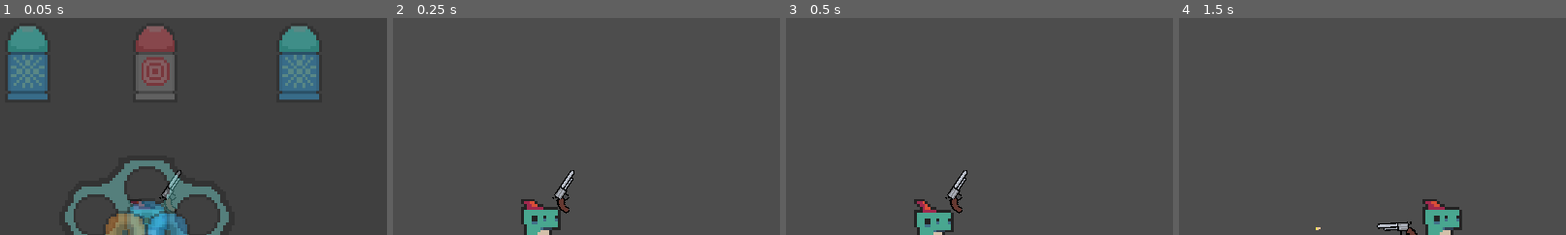
Above: before the commit, frames 1-4 (left to right).
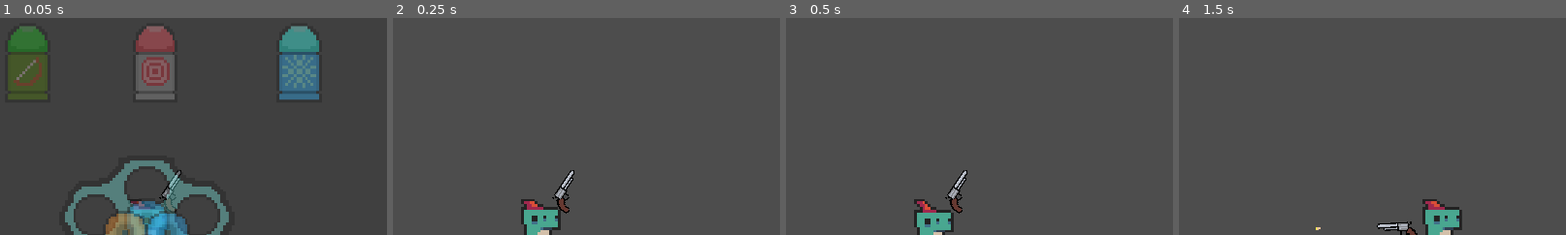
Above: after the commit, the same moments.

Repository: Meemog/GMTK2025
Game: Godot game, scene res://Scenes/tmp.tscn
Two runs of this game, one before a commit and one after it. Both use one fixed random seed, a clock stepped at 60 frames per second and the inputs below. This scene is started directly instead of the project's main scene.
Inputs (mouse positions are % of the whole screen's width and height, from its top left):
- Up to frame 1 (0.05 s): no input
- Up to frame 2 (0.25 s): no input
- Up to frame 3 (0.5 s): no input
- Up to frame 4 (1.5 s): move the mouse to (72, 45) at 0.52 s; hold D (right) 0.53-1.25 s; tap Space (dash) at 0.6 s; click (72, 45) at 0.67 s; drag from (30, 55) to (64, 53) at 1.27 s
The pictures show only the part of the screen within x 31-80%, y 5-55%; the shares and areas given below are measured in that part.

The runs differ from the first frame. In frame 1, 3.3% of the frame differs, in the area x 2-13%, y 3-38%; in frame 2, nothing differs; in frame 3, nothing differs; in frame 4, nothing differs.

Commit message:
added fire bullets!

Diff:
--- /dev/null
+++ b/main/Bullets/fire_bullet.gd
@@ -0,0 +1,6 @@
+extends Bullet
+
+func hit(target : Node2D) -> void:
+    var new_status_effect : StatusEffectNode = status_effect_node_scene.instantiate()
+    new_status_effect.data = FireEffect.new(effect_duration, "fire_effect")
+    target.add_child(new_status_effect)
--- /dev/null
+++ b/main/Bullets/fire_bullet.tres
@@ -0,0 +1,22 @@
+[gd_resource type="Resource" load_steps=4 format=3 uid="uid://b4rcphrmhxve8"]
+
+[ext_resource type="Texture2D" uid="uid://brpm5uhe7vtq1" path="res://Assets/danger_bullet_back.png" id="1_owuoq"]
+[ext_resource type="Script" uid="uid://buktpcrsfmqj4" path="res://Bullets/fire_bullet.gd" id="1_r2fn0"]
+[ext_resource type="Texture2D" uid="uid://bwqnna2whg743" path="res://Assets/danger_bullet_side_view.png" id="3_27wx1"]
+
+[resource]
+script = ExtResource("1_r2fn0")
+name = "Fire Bullet"
+damage = 3.0
+knockback = 10.0
+speed = 1000.0
+range = 0.5
+piercing = false
+recoil = 0.0
+description = "Burns Enemies"
+side_view_texture = ExtResource("3_27wx1")
+back_view_texture = ExtResource("1_owuoq")
+has_effect = true
+effect_duration = 5.0
+time_between_flying_effect = 1.0
+metadata/_custom_type_script = "uid://cnexkc647mh6q"
--- a/main/Effects/fire_effect.gd
+++ b/main/Effects/fire_effect.gd
@@ -3,6 +3,10 @@
 
 var fire_damage : float = 1
 
+func apply_effect(target : Node2D) -> void:
+    print("Fire Here!!!")
+
 func effect_over_time(target : Node2D) -> void:
     if target is Enemy:
+        print("Enemy Burning!!!")
         target.take_damage(fire_damage)
--- a/main/Scenes/player.tscn
+++ b/main/Scenes/player.tscn
@@ -5,7 +5,7 @@
 [ext_resource type="Script" uid="uid://cnexkc647mh6q" path="res://Data/bullet.gd" id="3_tx1dd"]
 [ext_resource type="Resource" uid="uid://d31b3s2ga4wl0" path="res://Bullets/basic_bullet.tres" id="4_gymyn"]
 [ext_resource type="Texture2D" uid="uid://b7ytds7mwl6nb" path="res://Assets/0x72_DungeonTilesetII_v1.7.png" id="4_pu2lt"]
-[ext_resource type="Resource" uid="uid://bnjfnoodk0w2b" path="res://Bullets/robin_hood_bullet.tres" id="4_ukyrk"]
+[ext_resource type="Resource" uid="uid://b4rcphrmhxve8" path="res://Bullets/fire_bullet.tres" id="4_ukyrk"]
 [ext_resource type="Texture2D" uid="uid://tgpr881hjyqd" path="res://Assets/gun.png" id="5_ukyrk"]
 [ext_resource type="AudioStream" uid="uid://dxd44vgwrh235" path="res://Assets/explosion.wav" id="6_7dp3o"]
 [ext_resource type="AudioStream" uid="uid://da4ubi4qkyqic" path="res://Assets/cock.mp3" id="7_h4iuc"]
--- a/main/Scenes/status_effect_node.tscn
+++ b/main/Scenes/status_effect_node.tscn
@@ -1,7 +1,8 @@
-[gd_scene load_steps=3 format=3 uid="uid://drivmmxhiyjwv"]
+[gd_scene load_steps=4 format=3 uid="uid://drivmmxhiyjwv"]
 
 [ext_resource type="Script" uid="uid://df8t2nprmccw3" path="res://Scripts/status_effect_node.gd" id="1_fpu3d"]
 [ext_resource type="Texture2D" uid="uid://b2w42bpketgkc" path="res://Assets/snowflake_particle2.png" id="2_hjxi7"]
+[ext_resource type="Texture2D" uid="uid://yjwp5s0tx244" path="res://Assets/fire_particle.png" id="3_03fls"]
 
 [node name="StatusEffectNode" type="Node2D"]
 script = ExtResource("1_fpu3d")
@@ -21,15 +22,13 @@
 scale_amount_max = 7.0
 
 [node name="fire_effect" type="CPUParticles2D" parent="."]
-emitting = false
-texture = ExtResource("2_hjxi7")
+texture = ExtResource("3_03fls")
 lifetime = 2.18
 lifetime_randomness = 0.1
 emission_shape = 1
 emission_sphere_radius = 100.0
-particle_flag_align_y = true
-spread = 76.26
-gravity = Vector2(0, -150)
-angle_max = 93.9
+direction = Vector2(0, 0)
+spread = 0.0
+gravity = Vector2(0, -350)
 scale_amount_min = 3.5
 scale_amount_max = 7.0
--- a/main/Scenes/update_chamber_overlay.tscn
+++ b/main/Scenes/update_chamber_overlay.tscn
@@ -12,6 +12,7 @@
 [ext_resource type="Resource" uid="uid://du1062wxvnpxw" path="res://Bullets/piercing_bullet.tres" id="6_wtke8"]
 [ext_resource type="Resource" uid="uid://bnjfnoodk0w2b" path="res://Bullets/robin_hood_bullet.tres" id="7_eiyvq"]
 [ext_resource type="Script" uid="uid://dedwbdf53dwbe" path="res://Scenes/BulletUI/bullet_tool_tip.gd" id="8_4a857"]
+[ext_resource type="Resource" uid="uid://b4rcphrmhxve8" path="res://Bullets/fire_bullet.tres" id="8_i7sj7"]
 [ext_resource type="Script" uid="uid://b54mds0jphdth" path="res://Scenes/BulletUI/chamber_overlay_confirm_button.gd" id="10_x8hjv"]
 
 [node name="UpdateChamberOverlay" type="Control"]
@@ -34,7 +35,7 @@
 
 [node name="BulletShop" type="Node2D" parent="." groups=["BULLET_UI_MANAGER"]]
 script = ExtResource("1_xriw6")
-bullet_types = Array[ExtResource("2_51cbe")]([ExtResource("3_rsory"), ExtResource("5_uw73f"), ExtResource("6_wtke8"), ExtResource("7_eiyvq")])
+bullet_types = Array[ExtResource("2_51cbe")]([ExtResource("3_rsory"), ExtResource("5_uw73f"), ExtResource("6_wtke8"), ExtResource("7_eiyvq"), ExtResource("8_i7sj7")])
 
 [node name="Revolver" type="Node2D" parent="."]
 position = Vector2(950, 620)
--- a/main/Scripts/status_effect_node.gd
+++ b/main/Scripts/status_effect_node.gd
@@ -15,6 +15,7 @@
 func _process(delta: float) -> void:
     tick_rate_counter += delta
     if tick_rate_counter >= data.tick_rate:
+        print("Tick rate ended!!")
         tick_rate_counter = 0
         effect_over_time(target)
 
Not shown, added: main/Bullets/fire_bullet.gd.uid
Not shown: 1 places in main/Scenes/update_chamber_overlay.tscn that only renumber resources
